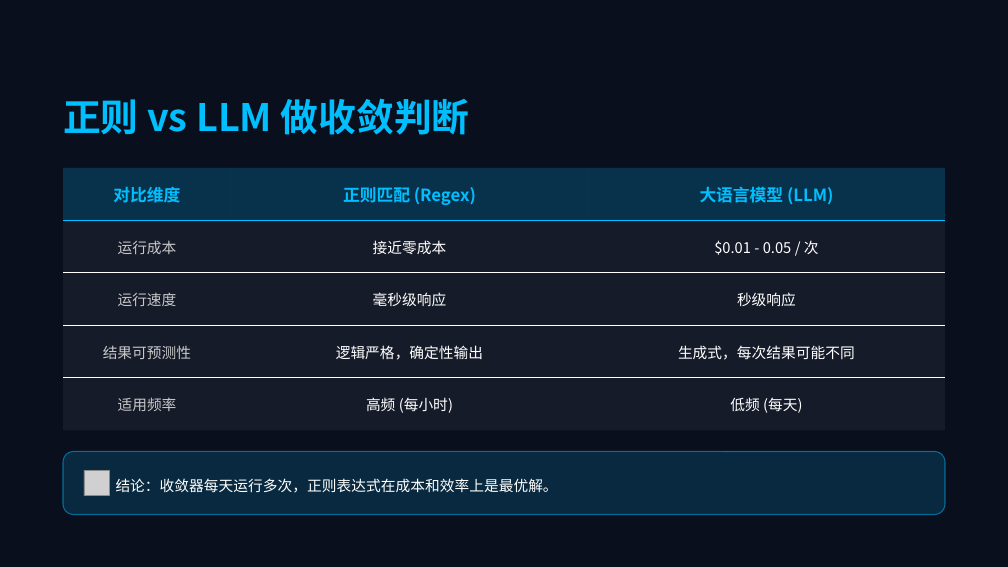
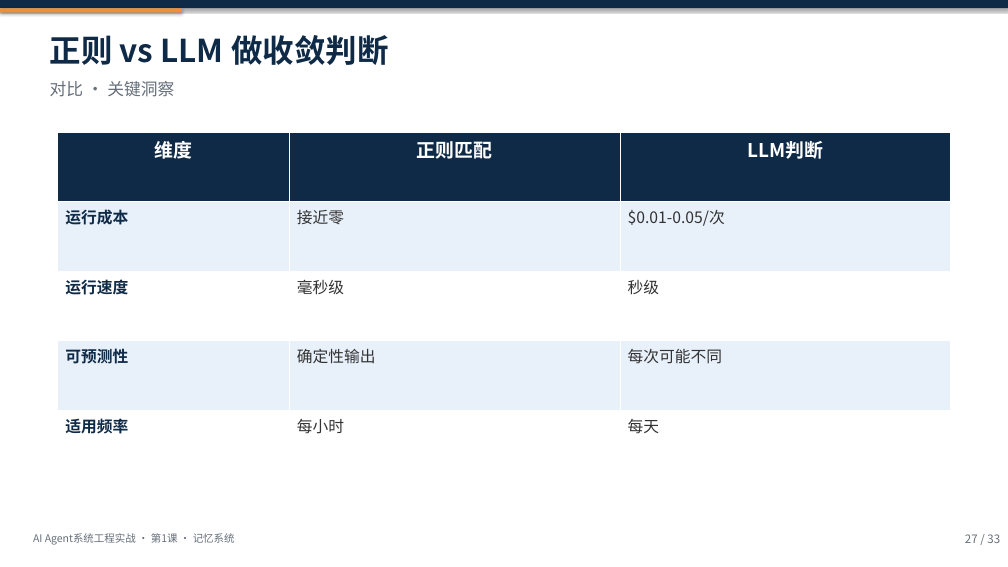
Before and after one commit to seraph0017/tc, a slide deck: slide 27 of 01-ai-agent-engineering/ppt/AI Agent系统工程实战 - 第1课：从聊天机器人到智能助手.pptx. Drawn at 1008x567 pixels with LibreOffice and Linux fonts; fonts in the diff are those of the drawing; grey boxes stand for pictures. Boxes give left, top, right and bottom in pixels: in the first picture for what was removed or moved away, otherwise in the second. Text is boxed around its words. In the diff, an @@ line names an element or a change of style, - is before the commit and + after.

```diff
--- a/01-ai-agent-engineering/ppt/AI Agent系统工程实战 - 第1课：从聊天机器人到智能助手.pptx
+++ b/01-ai-agent-engineering/ppt/AI Agent系统工程实战 - 第1课：从聊天机器人到智能助手.pptx
@@ background #0A0F1E to #FFFFFF @@
@@ rounded rectangle removed at (0,0,1008,567) @@
@@ rectangle added at (0,0,1008,8), fill #0E2A47 @@
@@ rectangle added at (0,8,182,12), fill #F58E2C @@
@@ text "正则 vs LLM 做收敛判断": place and size @@
-text "正则 vs LLM 做收敛判断" at (63,98,470,135)
+text "正则 vs LLM 做收敛判断" at (50,35,388,65)
@@ text "正则 vs LLM 做收敛判断" at (50,35,388,65): size 36 to 30 pt, text colour #00BFFF to #0E2A47; line spacing 1.25 to 1.2; vertical alignment middle to top @@
@@ text added at (50,81,174,97), 16 pt, text #666F7A @@
+对比 · 关键洞察
@@ table at (58,132,951,479) @@
-row 1: 对比维度 | 正则匹配 (Regex) | 大语言模型 (LLM)
+row 1: 维度 | 正则匹配 | LLM判断
-row 2, column 2: 接近零成本
+row 2, column 2: 接近零
-row 2, column 3: $0.01 - 0.05 / 次
+row 2, column 3: $0.01-0.05/次
-row 3, column 2: 毫秒级响应
+row 3, column 2: 毫秒级
-row 3, column 3: 秒级响应
+row 3, column 3: 秒级
-row 4: 结果可预测性 | 逻辑严格，确定性输出 | 生成式，每次结果可能不同
+row 4: 可预测性 | 确定性输出 | 每次可能不同
-row 5, column 2: 高频 (每小时)
+row 5, column 2: 每小时
-row 5, column 3: 低频 (每天)
+row 5, column 3: 每天
@@ fill #00BFFF at 20% opacity to #0E2A47 in row 1 @@
@@ fill #FFFFFF at 5% opacity to #E8F0FA in 6 cells @@
@@ fill #FFFFFF at 5% opacity to #FFFFFF in 6 cells @@
@@ size 14 to 15 pt, text colour #C8C8C8 to #0E2A47, bold on in "运行成本", "运行速度", "适用频率" @@
@@ alignment centre to left @@
@@ borders changed @@
@@ table: place and size @@
-table at (63,168,944,430)
+table at (58,132,951,479)
@@ rounded rectangle removed at (63,451,945,514) @@
@@ picture removed at (84,470,109,495) @@
@@ text removed at (116,478,558,493) @@
-结论：收敛器每天运行多次，正则表达式在成本和效率上是最优解。
@@ text added at (33,533,235,545), 10 pt, text #666F7A @@
+AI Agent系统工程实战 · 第1课 · 记忆系统
@@ text added at (965,534,1000,543), 11 pt, text #666F7A @@
+27 / 33
```
Also in this commit, not shown: 23 other slides changed, 9 slides added, 9 slides removed, 12 other files.
